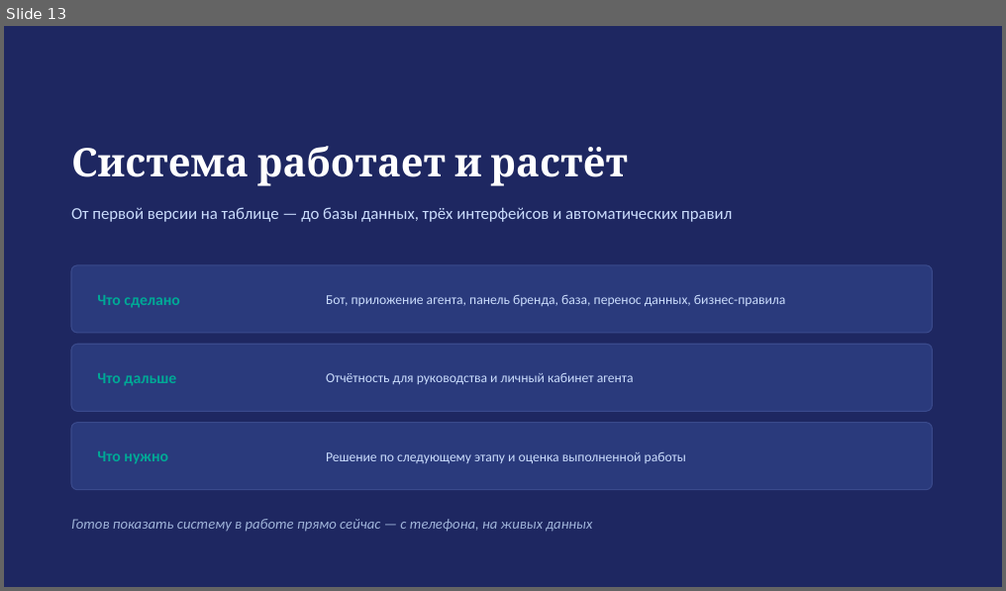
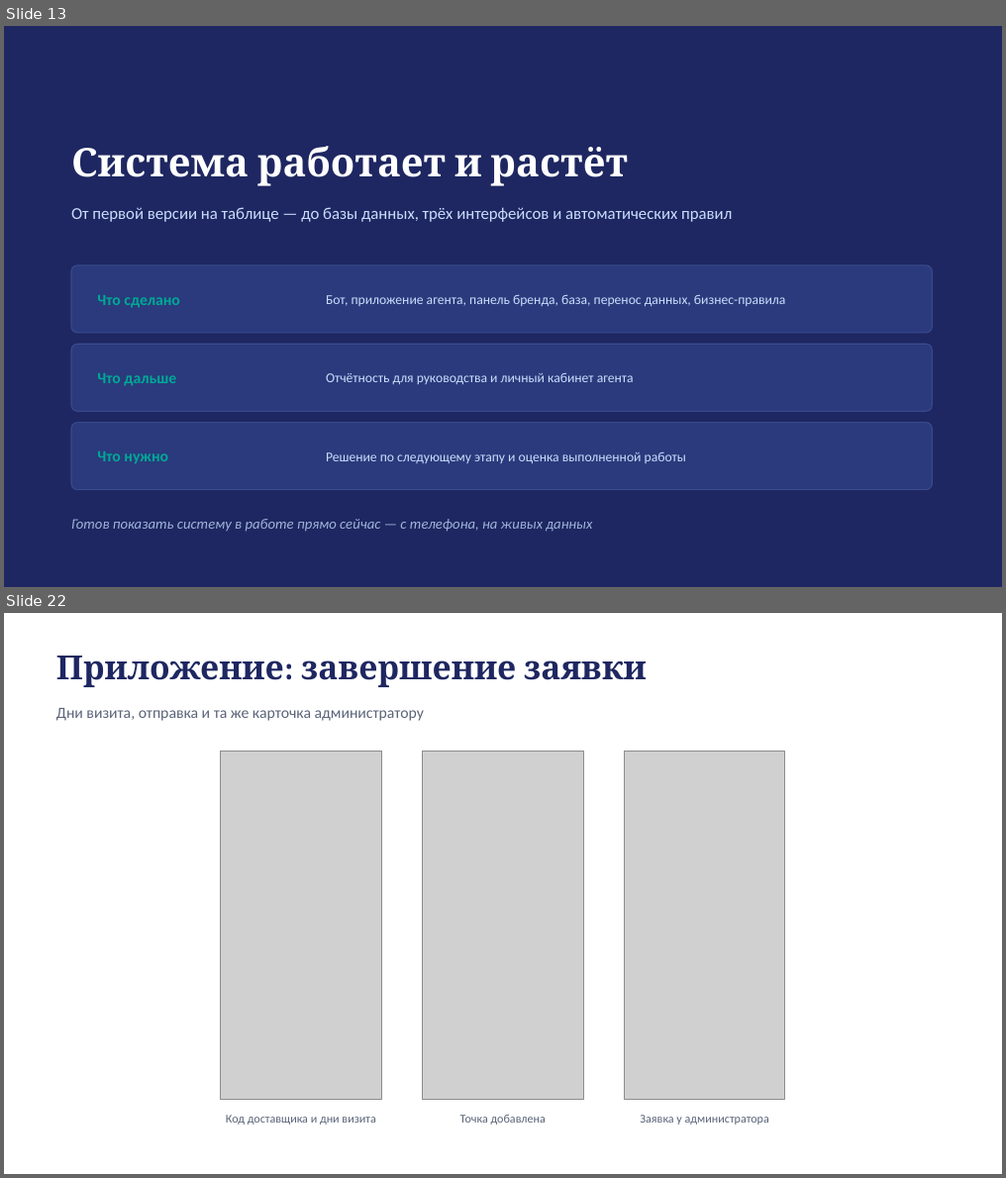
Before and after one commit to ozodbeklfc/telegram_bot, a slide deck: TelegramBot.pptx. Shown one above the other, each under a label of ours: slide 13 before the commit, slides 13 and 22 after it; the slides between them are not shown. The pictures are 1006x591 and 1006x1178 pixels, drawn with LibreOffice and Linux fonts; fonts in the diff are those of the drawing; grey boxes stand for pictures. Boxes give left, top, right and bottom in pixels: in the first picture for what was removed or moved away, otherwise in the second. Text is boxed around its words. In the diff, an @@ line names an element or a change of style, - is before the commit and + after.

```diff
--- a/TelegramBot.pptx
+++ b/TelegramBot.pptx
@@ slide 22 added at (x1=4, y1=613, x2=1002, y2=1174), background #FFFFFF @@
@@ text added at (x1=56, y1=656, x2=647, y2=687), 32 pt, text #1E2761, bold @@
+Приложение: завершение заявки
@@ text added at (x1=56, y1=708, x2=424, y2=721), 15 pt, text #5A6478 @@
+Дни визита, отправка и та же карточка администратору
@@ picture added at (x1=221, y1=752, x2=381, y2=1100) @@
@@ picture added at (x1=423, y1=752, x2=583, y2=1100) @@
@@ picture added at (x1=625, y1=752, x2=785, y2=1100) @@
@@ text added at (x1=226, y1=1115, x2=375, y2=1125), 11.5 pt, text #5A6478 @@
+Код доставщика и дни визита
@@ text added at (x1=460, y1=1115, x2=546, y2=1125), 11.5 pt, text #5A6478 @@
+Точка добавлена
@@ text added at (x1=640, y1=1115, x2=769, y2=1125), 11.5 pt, text #5A6478 @@
+Заявка у администратора
```
Also in this commit, not shown: 8 other slides added, 9 other files.
